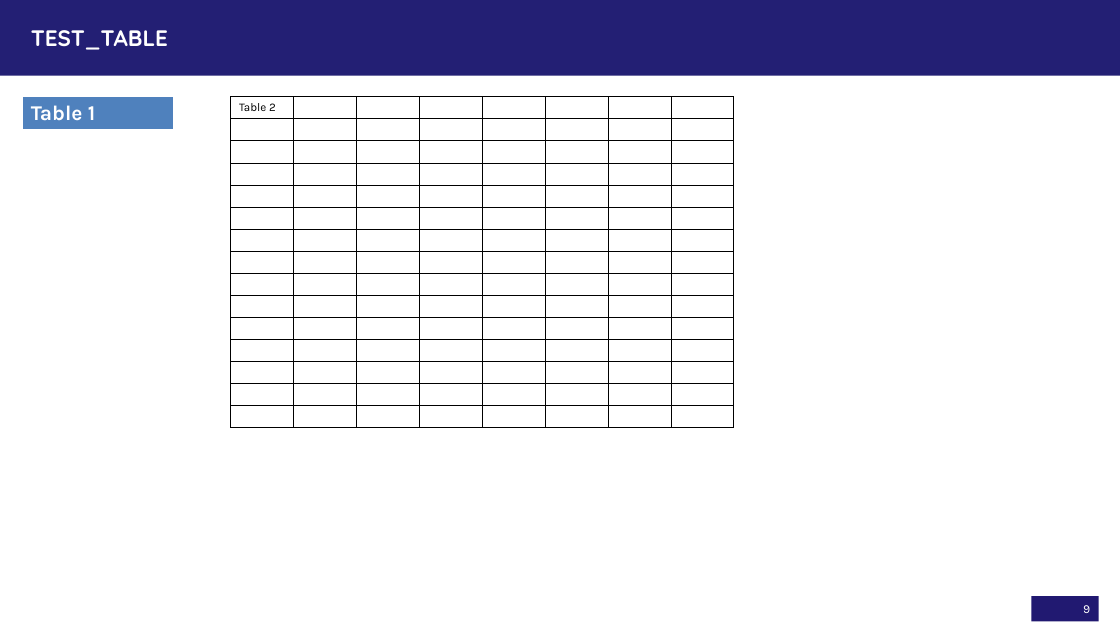
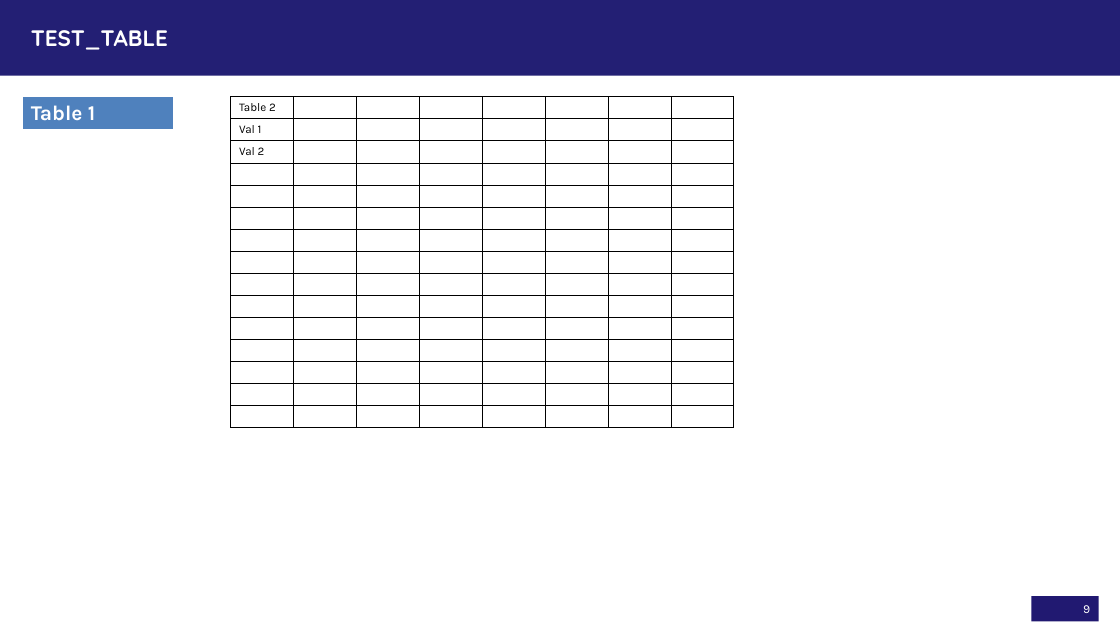
Before and after one commit to gramener/gramex, a slide deck: slide 9 of testlib/input2.pptx. Drawn at 1120x630 pixels with LibreOffice and Linux fonts; fonts in the diff are those of the drawing. Boxes give left, top, right and bottom in pixels: in the first picture for what was removed or moved away, otherwise in the second. Text is boxed around its words. In the diff, an @@ line names an element or a change of style, - is before the commit and + after.

```diff
--- a/testlib/input2.pptx
+++ b/testlib/input2.pptx
@@ table at [231, 97, 735, 433] @@
+row 2: Val 1 |  |  |  |  |  |  | 
+row 3: Val 2 |  |  |  |  |  |  | 
-row 14:  |  |  |  |  |  |  | 
-row 15:  |  |  |  |  |  |  | 
```
Also in this commit, not shown: 9 other files.
